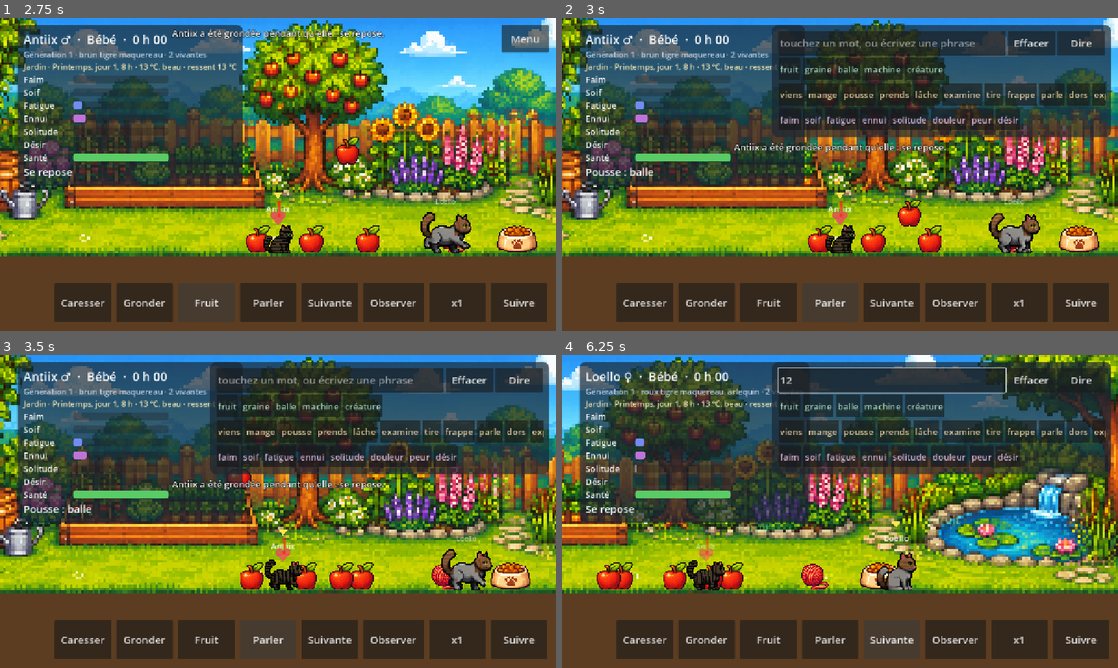
Above: before the commit, frames 1-4 (two rows, left to right).
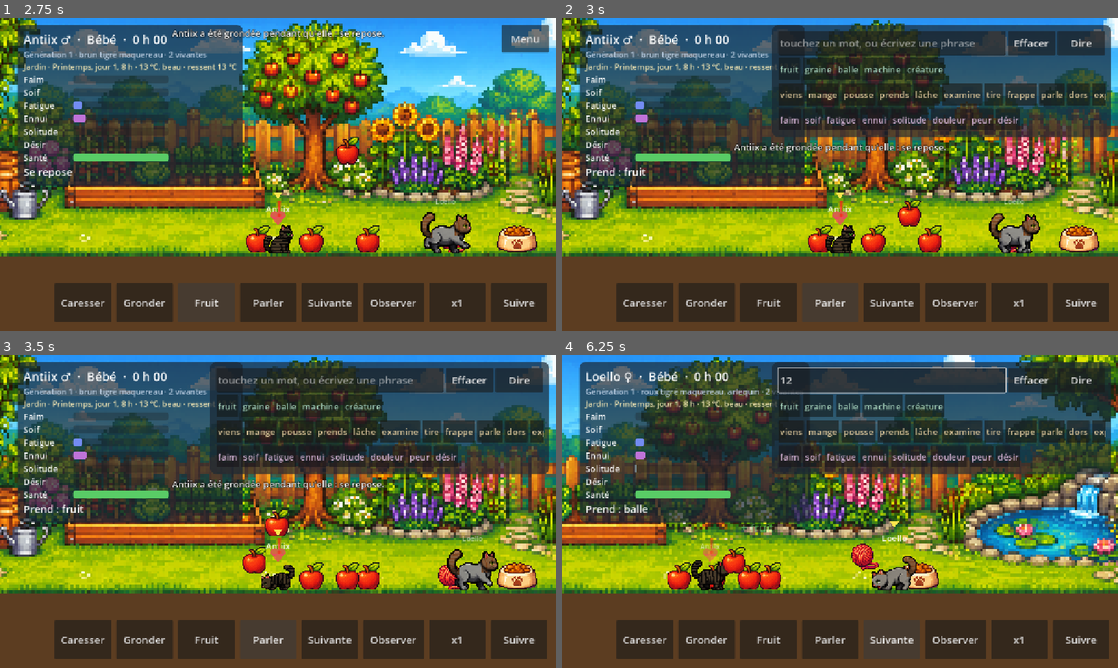
Above: after the commit, the same moments.

Repository: Ankool29/crealife
Game: Godot game, scene res://scenes/main.tscn
Same seed, same stepped clock (60 frames per second), same inputs: the game is played once before the commit and once after it.
Inputs (mouse positions are in pixels of both pictures, inside the frame that each line leads up to):
- Up to frame 1 (2.75 s): click "Caresser" at 0.5 s; click "Gronder" at 1.25 s; click "Fruit" at 2 s
- Up to frame 2 (3 s): click "Parler" at 2.75 s
- Up to frame 3 (3.5 s): no input
- Up to frame 4 (6.25 s): click (890, 380) at 3.52 s; type "12" at 3.6 s; click "fruit" at 4.25 s; click "graine" at 5 s; click "Suivante" at 5.75 s

Frame 1 is identical in both runs. In frame 2, 0.2% of the frame differs, in the area x 5-17%, y 47-51%; in frame 3, 27%; in frame 4, 41%, in the area x 0-100%, y 0-77%.

Commit message:
L'écran apprend vraiment : les curieuses viennent s'y installer, les présentes retiennent un peu ; les espiègles vont à la salle de jeux ; les affamées se dirigent vers la nourriture
Co-Authored-By: Claude Opus 5.5 <noreply@anthropic.com>
Claude-Session: https://claude.ai/code/session_01MAppfGnRnr8qw2kENJWVLu

Diff:
--- a/src/sim/creature_sim.gd
+++ b/src/sim/creature_sim.gd
@@ -87,6 +87,7 @@
 var _prev_drives := PackedFloat32Array()
 var _instinct_timer := 0.0
 var _mate_rest := 0.0
+var _screen_time := 0.0           # temps qu'elle compte encore passer devant l'écran
 var _refused := 0.0
 ## Soins aux petits : instinct parental (gène) et tâche en cours
 ## {kind : "nourrir" ou "parler", child, food, time}.
@@ -352,13 +353,15 @@
 
 ## Regarde-t-elle l'écran ?
 func watches(scr: WorldObject) -> bool:
+	if _screen_time > 0.0 and absf(scr.x - x) < 300.0 and brain.verb in [Verb.RIEN, Verb.EXPLORER]:
+		return true                  # elle est venue exprès devant l'écran
 	return target == scr and (brain.attention == ObjectCatalog.categories.find("machine"))
 
 
 ## Le mot montré par l'écran : on l'apprend d'autant mieux qu'on est curieuse.
-func learn_from_screen(kind: String, i: int) -> void:
+func learn_from_screen(kind: String, i: int, focus: float = 1.0) -> void:
 	var before := language.knowledge(kind, i)
-	language.learn(kind, i, 0.3 * lerpf(0.3, 1.7, curiosity))
+	language.learn(kind, i, 0.3 * focus * lerpf(0.3, 1.7, curiosity))
 	if language.knowledge(kind, i) > before + 0.005:
 		language.progress_text = "+ " + Language.word_of(kind, i)
 		language.progress_left = Language.PROGRESS_TIME
@@ -543,7 +546,7 @@
 	female.pregnant_time = 0.0
 	female._father_genome = male.genome
 	female._father_name = male.creature_name
-	female.last_event = "%s et %s se sont accouplés : %s attend un œuf." % [creature_name, other.creature_name, female.creature_name]
+	female.last_event = "%s et %s se sont accouplés  : %s attend des petits." % [creature_name, other.creature_name, female.creature_name]
 	world.last_event = female.last_event
 
 
@@ -551,6 +554,7 @@
 ## quand elle a un bébé, et quand le monde est plein (surpopulation).
 func _regulate_desire(dt: float, world: WorldSim) -> void:
 	_mate_rest = maxf(0.0, _mate_rest - dt)
+	_screen_time = maxf(0.0, _screen_time - dt)
 	_refused = maxf(0.0, _refused - dt)
 	if stage < Lifecycle.Stage.ADULT:
 		return
@@ -934,6 +938,33 @@
 ## partenaire : elle part alors plutôt du côté où elle sent les autres
 ## (odorat et ouïe, au-delà de la vue), ce qui les regroupe dans la grande maison.
 func _explore_goal(world: WorldSim, rng: RandomNumberGenerator) -> float:
+	# Affamée sans rien en vue : elle se souvient d'où vient la nourriture
+	# (la corbeille de la cuisine, le pommier) et s'y dirige.
+	if level("Faim") > 0.35 and not _sees_food():
+		var spots: Array[float] = []
+		var k := world.zone("cuisine")
+		if not k.is_empty():
+			spots.append(float(k.x0) + WorldSim.BASKET_X)
+		for tx in world.trees:
+			spots.append(tx)
+		if not spots.is_empty():
+			spots.sort_custom(func(a, b): return absf(a - x) < absf(b - x))
+			if absf(spots[0] - x) > 250.0:
+				return clampf(x + signf(spots[0] - x) * minf(absf(spots[0] - x), 800.0), 60.0, world.width - 60.0)
+	# Les curieuses vont d'elles-mêmes s'installer devant l'écran un moment
+	var scr := world._first("ecran")
+	if scr and _screen_time > 0.0 and level("Faim") < 0.4:     # elle reste devant
+		return clampf(scr.x + rng.randf_range(-150.0, 150.0), 60.0, world.width - 60.0)
+	var needy := maxf(maxf(level("Faim"), level("Soif")), level("Fatigue")) > 0.3
+	if scr and not needy and rng.randf() < curiosity * 0.15 and absf(scr.x - x) < 3000.0:
+		_screen_time = rng.randf_range(30.0, 60.0) * lerpf(0.5, 1.5, curiosity)
+		return clampf(scr.x + rng.randf_range(-150.0, 150.0), 60.0, world.width - 60.0)
+	# Les espiègles, elles, filent vers la salle de jeux
+	var jeux := world.zone("jeux")
+	if not jeux.is_empty() and not needy and rng.randf() < playfulness * 0.15:
+		var mid: float = (jeux.x0 + jeux.x1) * 0.5
+		if absf(mid - x) < 3000.0 and world.zone_at(x).key != "jeux":
+			return clampf(mid + rng.randf_range(-500.0, 500.0), 60.0, world.width - 60.0)
 	var social := level("Solitude")
 	if stage == Lifecycle.Stage.ADULT:
 		social = maxf(social, level("Désir"))
@@ -947,5 +978,12 @@
 	return _random_goal(world, rng, 500.0)
 
 
+func _sees_food() -> bool:
+	for n in ["fruit", "graine"]:
+		if brain.vision[ObjectCatalog.categories.find(n)] > 0.0:
+			return true
+	return false
+
+
 func _random_goal(world: WorldSim, rng: RandomNumberGenerator, radius: float) -> float:
 	return clampf(x + rng.randf_range(-radius, radius), 60.0, world.width - 60.0)
--- a/src/sim/world_sim.gd
+++ b/src/sim/world_sim.gd
@@ -27,6 +27,7 @@
 const SCREEN_PERIOD := 6.0
 const SCREEN_MODES: Array[String] = ["noms", "verbes", "besoins"]
 const SCREEN_RANGE := 600.0
+const SCREEN_PASSIVE := 0.4     # part retenue sans regarder l'écran
 const SCREEN_NOUNS: Array[String] = ["fruit", "graine", "jouet", "machine", "créature"]
 const MUSIC_RANGE := 450.0
 const GARDEN_W := 2000.0       # largeur du décor pixel art à la densité des pièces
@@ -185,10 +186,12 @@
 		return
 	screen.timer = 0.0
 	# Le mot qui vient d'être montré : celles qui regardaient l'écran l'apprennent
+	# Celles qui le fixent apprennent pleinement ; les autres présentes dans la
+	# pièce en retiennent un peu au passage (surtout les curieuses).
 	var item := screen_item()
 	for c in creatures:
-		if c.alive and not c.is_asleep() and absf(c.x - scr.x) < SCREEN_RANGE and c.watches(scr):
-			c.learn_from_screen(item[0], item[1])
+		if c.alive and not c.is_asleep() and absf(c.x - scr.x) < SCREEN_RANGE:
+			c.learn_from_screen(item[0], item[1], 1.0 if c.watches(scr) else SCREEN_PASSIVE)
 	screen.index += 1
 
 
--- a/tests/test_sim.gd
+++ b/tests/test_sim.gd
@@ -469,6 +469,7 @@
 		var w3 := WorldSim.new(90 + run / 2, "normal", 1)
 		var c3 := w3.creatures[0]
 		c3.playfulness = 0.95 if playful else 0.05
+		c3.curiosity = 0.0                  # sans aller voir l'écran : seul l'espièglerie change
 		c3.x = w3.zones[2].x0 + 500.0
 		t = 0.0
 		while t < 3600.0:
